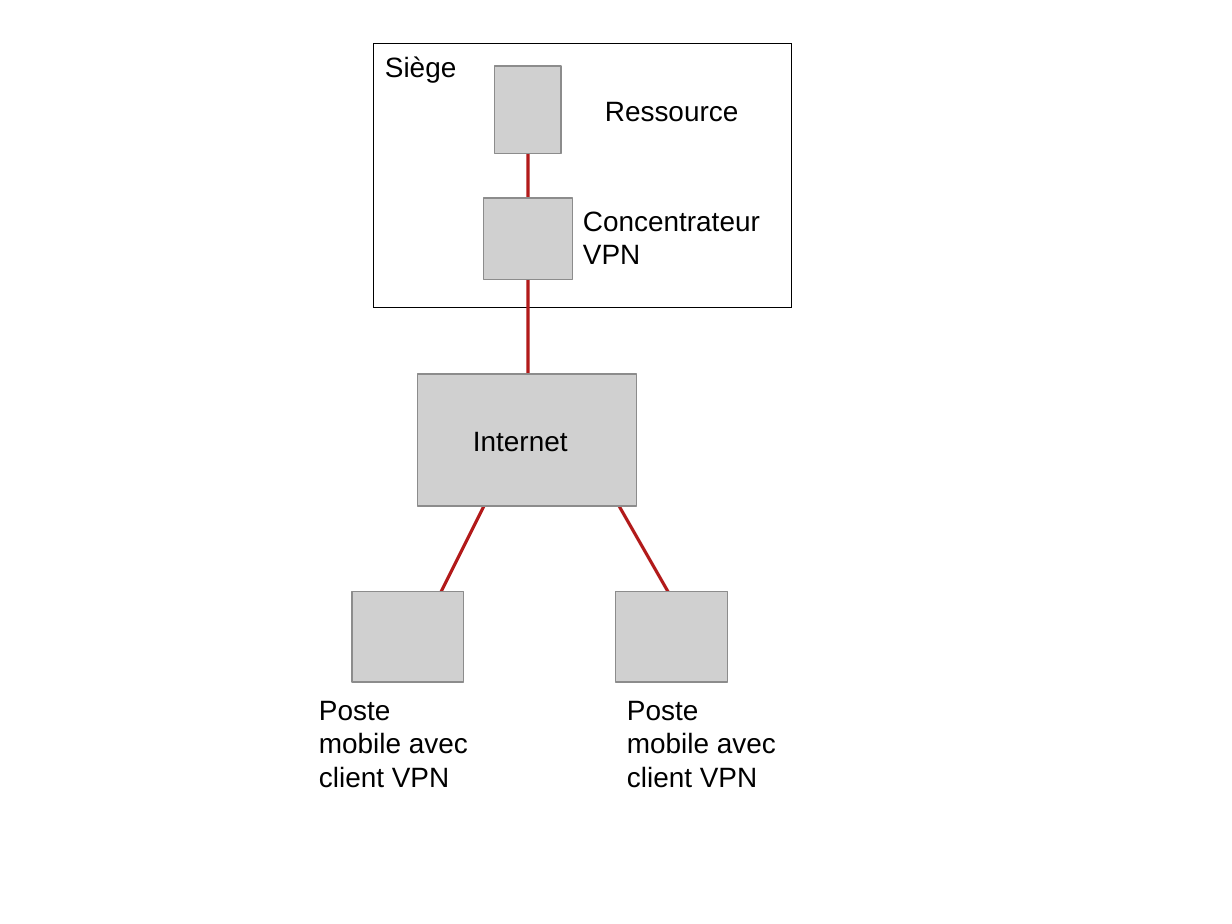
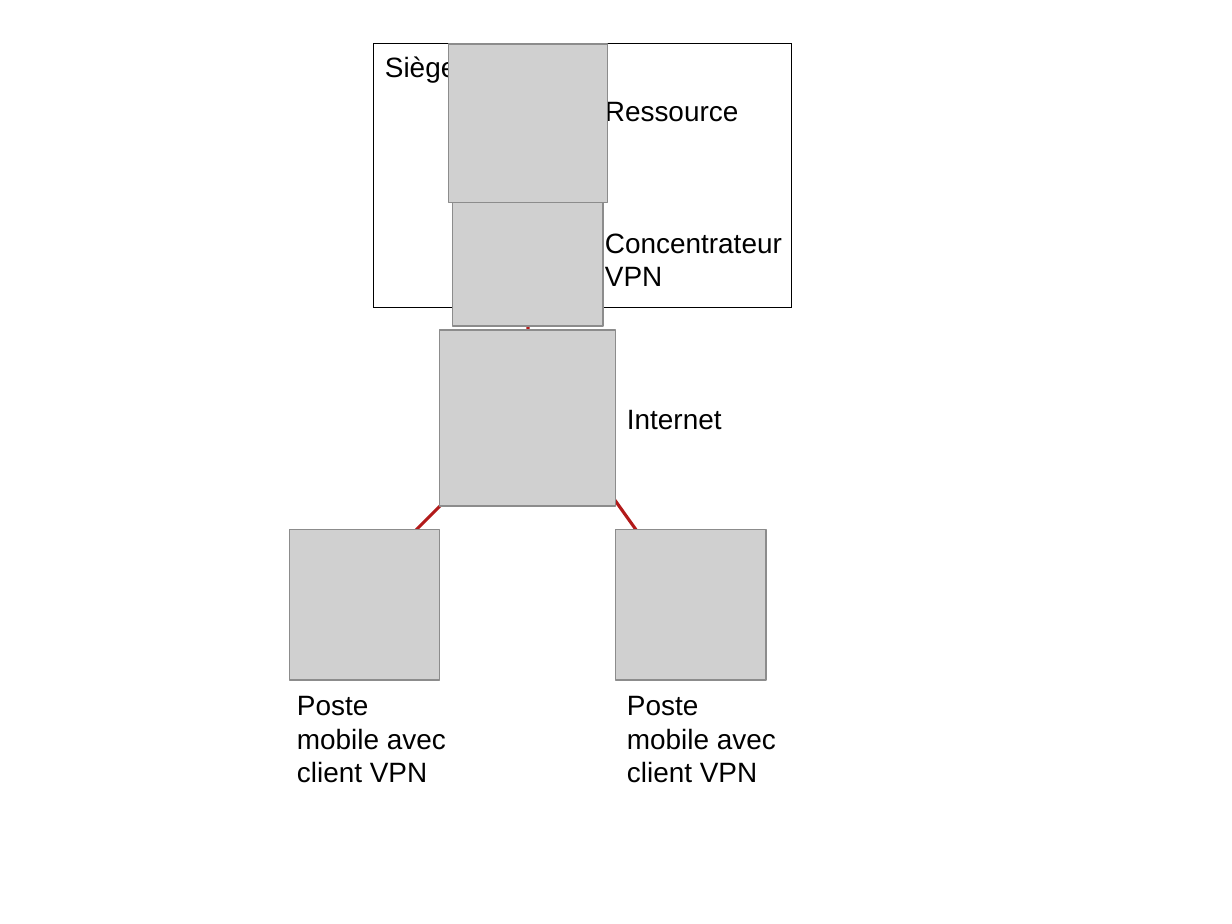
Before and after one commit to ocochard/TP-VPN, a slide deck: slide 8 of schemas.TP.odp. Drawn at 1232x924 pixels with LibreOffice and Linux fonts; fonts in the diff are those of the drawing; grey boxes stand for pictures. Boxes give left, top, right and bottom in pixels: in the first picture for what was removed or moved away, otherwise in the second. Text is boxed around its words. In the diff, an @@ line names an element or a change of style, - is before the commit and + after.

```diff
--- a/schemas.TP.odp
+++ b/schemas.TP.odp
@@ picture: place and size @@
-picture at (495, 66, 561, 154)
+picture at (448, 44, 607, 202)
@@ picture: place and size @@
-picture at (484, 198, 574, 279)
+picture at (453, 176, 603, 325)
@@ text "Concentrateur VPN": place and size @@
-text "Concentrateur VPN" at (583, 211, 760, 264)
+text "Concentrateur VPN" at (605, 233, 782, 286)
@@ picture: place and size @@
-picture at (418, 375, 637, 506)
+picture at (440, 330, 616, 505)
@@ text "Internet": place and size @@
-text "Internet" at (473, 431, 568, 452)
+text "Internet" at (627, 409, 722, 430)
@@ line moved from (440, 594) - (506, 462) to (375, 572) - (506, 440) @@
@@ line moved from (682, 616) - (594, 462) to (682, 594) - (572, 440) @@
@@ picture: place and size @@
-picture at (352, 591, 464, 682)
+picture at (290, 530, 439, 680)
@@ picture: place and size @@
-picture at (616, 591, 728, 682)
+picture at (616, 530, 766, 680)
@@ text "Poste mobile avec client VPN": place and size @@
-text "Poste mobile avec client VPN" at (319, 700, 468, 788)
+text "Poste mobile avec client VPN" at (297, 695, 446, 783)
@@ text "Poste mobile avec client VPN": place and size @@
-text "Poste mobile avec client VPN" at (627, 700, 776, 788)
+text "Poste mobile avec client VPN" at (627, 695, 776, 783)
```
Also in this commit, not shown: 7 other slides changed, 1 slide removed, 30 other files.
